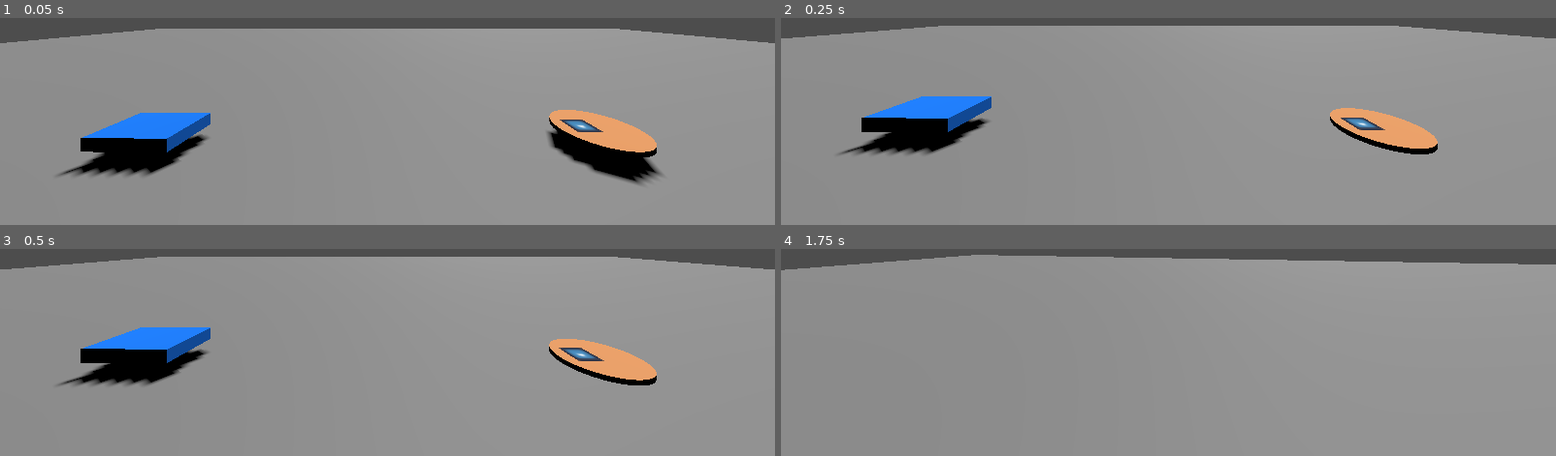
Above: before the commit, frames 1-4 (two rows, left to right).
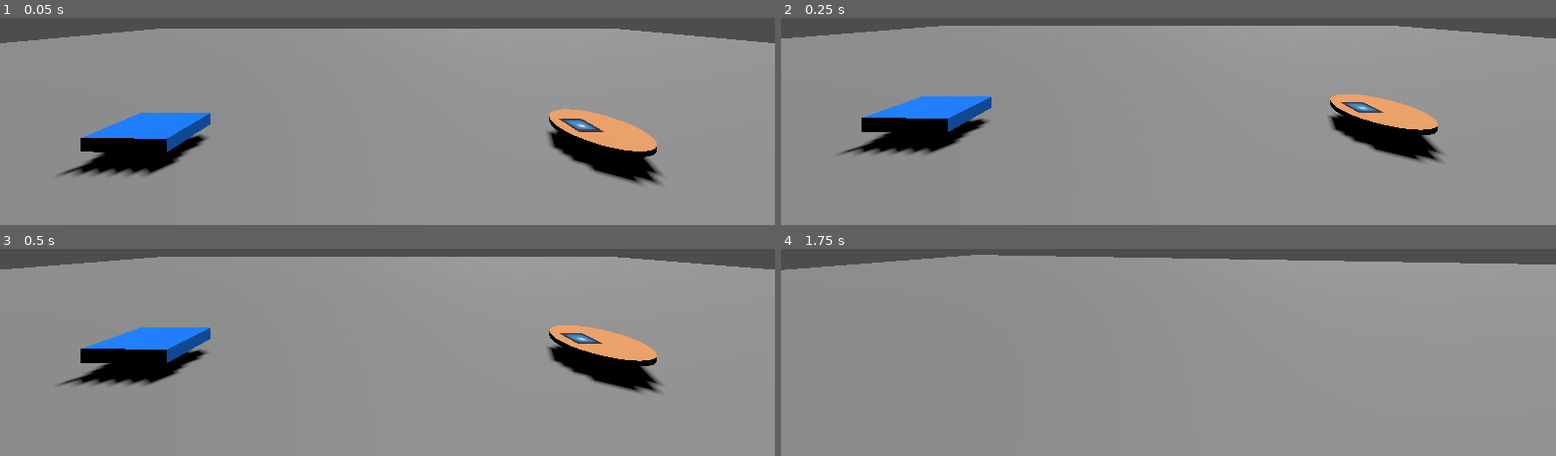
Above: after the commit, the same moments.

Repository: AKM372/STAR-Scholars-Project-2026
Game: Godot game, scene res://world.tscn
The game is run twice, just before and just after one commit, with the same random seed, the same clock (stepped at 60 frames per second) and the same inputs. The engine's default icon, where the game draws it, is replaced by a stand-in: a white triangle on a blue panel in a dark square.
Inputs (mouse positions are in pixels of both pictures, inside the frame that each line leads up to):
- Up to frame 1 (0.05 s): no input
- Up to frame 2 (0.25 s): no input
- Up to frame 3 (0.5 s): no input
- Up to frame 4 (1.75 s): move the mouse to (outside the picture) at 0.52 s; hold F (interact) 0.53-1.28 s; hold Up (forward) from 0.53 s (still down); tap Space (jump) at 0.77, 1.07, 1.52, 1.55 s; click (outside the picture) at 0.8 s; move the mouse to (outside the picture) at 1.27 s; click (outside the picture) at 1.35 s

The runs differ from the first frame. In frame 1, 0.2% of the frame differs, in the area x 70-86%, y 43-81%; in frame 2, 2.6%; in frame 3, 2.6%, in the area x 70-86%, y 36-70%; in frame 4, nothing differs.

Commit message:
Scrubbing works and sponge is in line!!
Fixed the offset of the sponge scrub animation to be local to the camera (instead of orienting to the world)

Diff:
--- a/plate_script.gd
+++ b/plate_script.gd
@@ -10,27 +10,22 @@
 @onready var DirtSprite: Sprite3D = $Dirt/DirtSprite
 @onready var DirtCollision: CollisionShape3D = $Dirt/Area3D/DirtCollision
 
-#func _input(event: InputEvent) -> void:
-	#if event.is_action_pressed('interact') and selected:
-		#player.pick_up_object(self)
 
 func _ready():
+	#connects raycast to selection
 	player = get_tree().get_first_node_in_group("player")
 	if player:
 		player.interact_object.connect(_set_selected)
-	else:
-		print('not connected')
 	outlineMesh.visible = false
-
-	#sponge = get_tree().get_first_node_in_group("sponge")
-	#sponge.cleaned.connect()
 
 func _set_selected(object):
 	selected = self == object
 
 func _process(_delta):
+	#checks to see if the plate is being held
 	var held = (player.pickedObject == self)
 
+	#makes outline not visible when raycast is hitting the plate and it's not held
 	outlineMesh.visible = selected and not held
 	collision_shape_3d.disabled = held
 
@@ -39,13 +34,11 @@
 
 	if selected:
 		plate.position.y = outlineWidth
-	#else:
-		#plate.position.y = 0
+	else:
+		plate.position.y = 0
 
+#makes the dirt dissapear on sponge interaction!!
 func _on_area_3d_area_entered(area: Area3D) -> void:
-	print('the areas are touching')
 	if area.is_in_group('sponge'):
-		print('cleaning the dirt')
-		#cleaned.emit()
 		DirtSprite.visible = false
 		DirtCollision.disabled = true
--- a/player.gd
+++ b/player.gd
@@ -6,12 +6,14 @@
 var pickedObject
 var offhandObject #the sponge
 
+#stuff for 1st person pov basic controls
 @export var mouse_sensitivity := 0.003
 @onready var head: Node3D = $Head
 @export var speed := 3.0
 @export var jump_velocity := 4.5
 var gravity: float = ProjectSettings.get_setting("physics/3d/default_gravity")
 
+#for the scrub animation
 var scrubbing := false
 var scrub_progress := 0.0
 var scrub_radius := 0.3
@@ -30,27 +32,29 @@
 	if pickedObject:
 		pickedObject.global_transform = hand_marker.global_transform
 
+#animates the scrub animation
 	if offhandObject:
 		if scrubbing:
 			scrub_progress += scrub_speed * delta
 			var offset = Vector3(cos(scrub_progress), 0, sin(scrub_progress)) * scrub_radius
-			offhandObject.global_transform = scrub_marker.global_transform
-			offhandObject.global_position += offset
+			offhandObject.global_transform = scrub_marker.global_transform.translated_local(offset)
 			if scrub_progress >= TAU:
 				scrubbing = false
 		else:
 			offhandObject.global_transform = sponge_marker.global_transform
 
 func _input(event: InputEvent) -> void:
+	#looking around
 	if event is InputEventMouseMotion:
 		rotate_y(-event.relative.x * mouse_sensitivity)
 		head.rotate_x(-event.relative.y * mouse_sensitivity)
 		head.rotation.x = clamp(head.rotation.x, deg_to_rad(-65), deg_to_rad(65))
 
+	#releases mouse for testing purposes
 	if event.is_action_pressed("cancel"):
 		Input.mouse_mode = Input.MOUSE_MODE_VISIBLE
 
-	# single source of truth for pick up / drop
+	#makes the pick up action happen?
 	if event.is_action_pressed('interact'):
 		if pickedObject:
 			pickedObject.collision_shape_3d.disabled = false
@@ -59,16 +63,19 @@
 		elif ray_cast_3d.is_colliding():
 			pick_up_object(ray_cast_3d.get_collider())
 
+	#initiates scrubbing animation for the scrub click
 	if event.is_action_pressed('scrub') and offhandObject and not scrubbing:
 		scrubbing = true
 		scrub_progress = 0.0
 
 func _physics_process(delta: float) -> void:
+	#basic gravity for jumping and falling
 	if not is_on_floor():
 		velocity.y -= gravity * delta
 	if Input.is_action_just_pressed("jump") and is_on_floor():
 		velocity.y = jump_velocity
 	var input_dir := Input.get_vector("left", "right", "forward", "back")
+	#makes the player walk the direction the camera is facing
 	var direction := (transform.basis * Vector3(input_dir.x, 0, input_dir.y)).normalized()
 	if direction:
 		velocity.x = direction.x * speed
@@ -79,6 +86,7 @@
 	move_and_slide()
 
 func pick_up_object(object):
+	#sponge vs plate pickup mechanics! makes the physics not glitch out (in the wrong ways!)
 	if object.is_in_group('sponge'):
 		if offhandObject:
 			return
--- a/player.tscn
+++ b/player.tscn
@@ -22,12 +22,12 @@
 
 [node name="HandMarker" type="Marker3D" parent="Head/Camera3D"]
 unique_name_in_owner = true
-transform = Transform3D(1, 0, 0, 0, 1, 0, 0, 0, 1, -0.13545424, -0.26660764, -0.84549886)
+transform = Transform3D(1, 0, 0, 0, 1, 0, 0, 0, 1, -0.42268106, -0.26660764, -0.84549886)
 
 [node name="SpongeMarker" type="Marker3D" parent="Head/Camera3D"]
 unique_name_in_owner = true
-transform = Transform3D(1, 0, 0, 0, 1, 0, 0, 0, 1, 0.4868093, -0.12364721, -0.60134983)
+transform = Transform3D(1, 0, 0, 0, 1, 0, 0, 0, 1, 0.62867326, -0.34486938, -0.60134983)
 
 [node name="ScrubMarker" type="Marker3D" parent="Head/Camera3D"]
 unique_name_in_owner = true
-transform = Transform3D(1, 0, 0, 0, 1, 0, 0, 0, 1, -0.08293533, -0.19401729, -0.9416443)
+transform = Transform3D(1, 0, 0, 0, 1, 0, 0, 0, 1, -0.3099671, -0.09117079, -0.9416443)
--- a/sponge_script.gd
+++ b/sponge_script.gd
@@ -5,25 +5,25 @@
 var outlineWidth = 0.05
 var player
 @onready var collision_shape_3d: CollisionShape3D = $CollisionShape3D
-#func _input(event: InputEvent) -> void:
-	#if event.is_action_pressed('interact') and selected:
-		#player.pick_up_object(self)
-
-
 
 func _ready():
 	player = get_tree().get_first_node_in_group("player")
+	#connects raycast to selection outline
 	if player:
 		player.interact_object.connect(_set_selected)
-	else:
-		print('not connected')
 	outlineMesh.visible = false
 
+#enables the selection to select
 func _set_selected(object):
 	selected = self == object
 
 func _process(delta):
-	outlineMesh.visible = selected
+	var held = (player.offhandObject == self)
+
+	outlineMesh.visible = selected and not held
+
+	if held:
+		return
 
 	if selected:
 		sponge.position.y = outlineWidth
